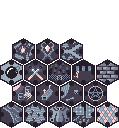
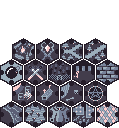
Layer changes from the first w=119, h=128 image to the second:
added group "WalkwayTile 18 Folder" with 5 layers in group "Tiles" over [84, 38, 107, 65]
added layer "WalkwayTile 18 Decor 1" in group "WalkwayTile 18 Folder" over [84, 38, 107, 65]
added layer "WalkwayTile 18 Decor 3" in group "WalkwayTile 18 Folder" over [84, 44, 107, 60]
added layer "WalkwayTile 18 Decor 4" in group "WalkwayTile 18 Folder" over [87, 39, 105, 61]
added layer "WalkwayTile 18 Decor 2" in group "WalkwayTile 18 Folder" over [84, 43, 107, 60]
added layer "WalkwayTile 18 Main" in group "WalkwayTile 18 Folder" over [84, 38, 107, 65]
